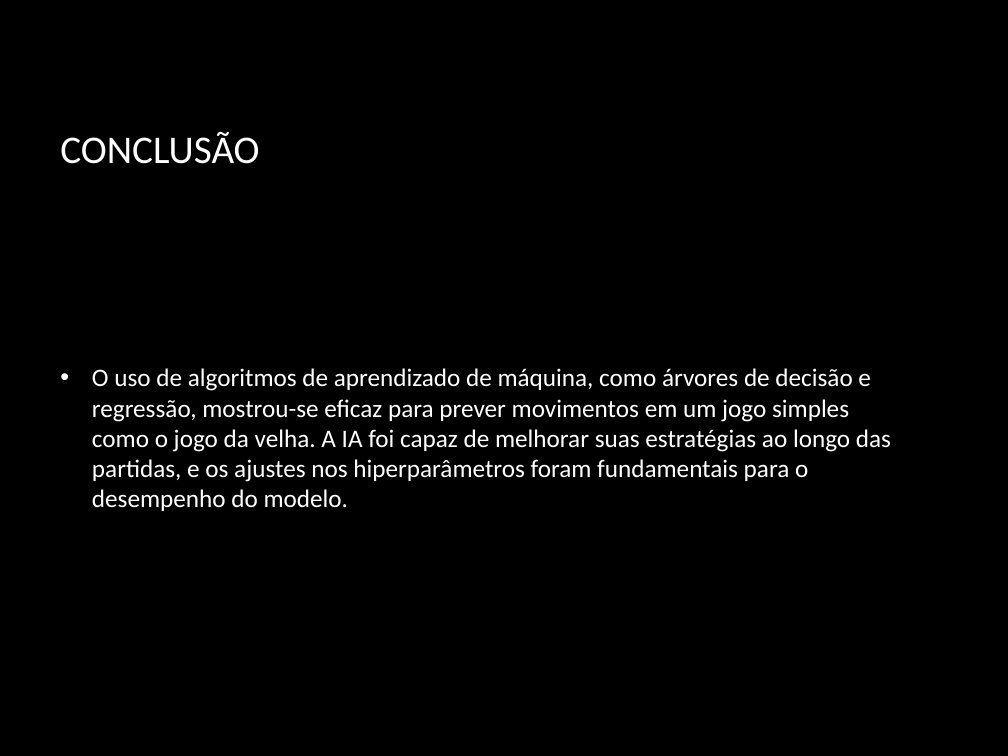
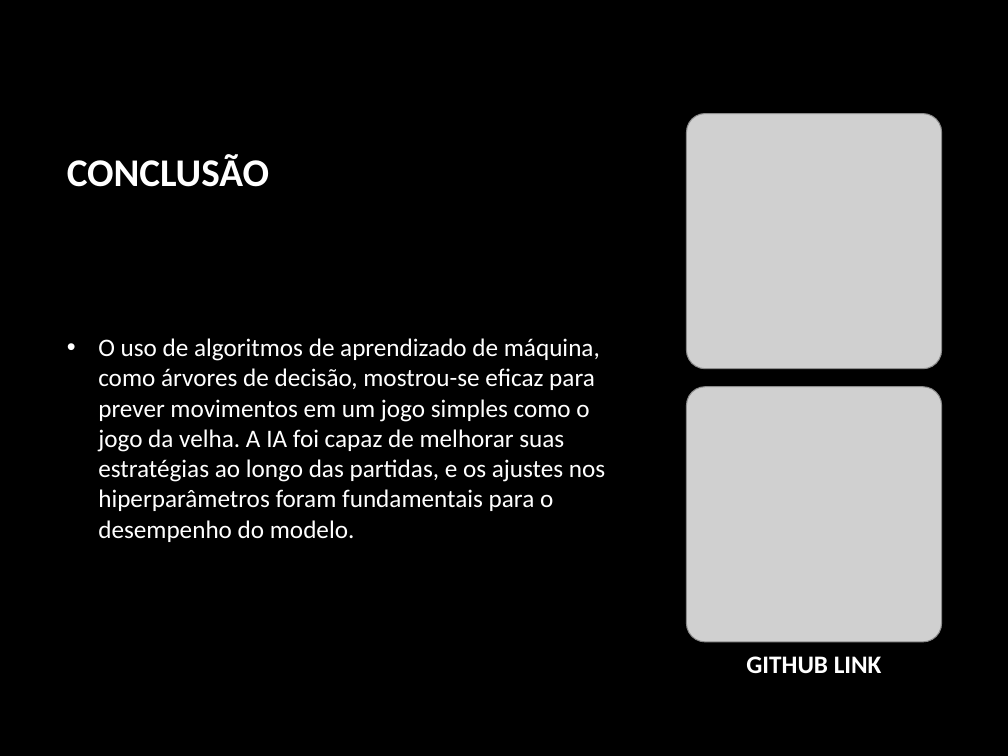
Before and after one commit to lucas521241/N1_VANESSA_8, a slide deck: slide 14 of data/Jogo_da_Velha_IA_Lucas.pptx (slide 7 before the commit). Drawn at 1008x756 pixels with LibreOffice and Linux fonts; fonts in the diff are those of the drawing; grey boxes stand for pictures; background and template pictures are left out. Boxes give left, top, right and bottom in pixels: in the first picture for what was removed or moved away, otherwise in the second. Text is boxed around its words. In the diff, an @@ line names an element or a change of style, - is before the commit and + after.

```diff
--- a/data/Jogo_da_Velha_IA_Lucas.pptx
+++ b/data/Jogo_da_Velha_IA_Lucas.pptx
@@ title "CONCLUSÃO": place and size @@
-title "CONCLUSÃO" at box(60, 131, 259, 164)
+title "CONCLUSÃO" at box(67, 154, 269, 187)
@@ title "CONCLUSÃO" at box(67, 154, 269, 187): bold on @@
@@ picture added at box(686, 114, 941, 369) @@
@@ text at box(98, 338, 605, 542): text changed @@
-• O uso de algoritmos de aprendizado de máquina, como árvores de decisão e regressão, mostrou-se eficaz para prever movimentos em um jogo simples como o jogo da velha. A IA foi capaz de melhorar suas estratégias ao longo das partidas, e os ajustes nos hiperparâmetros foram fundamentais para o desempenho do modelo.
+• O uso de algoritmos de aprendizado de máquina, como árvores de decisão, mostrou-se eficaz para prever movimentos em um jogo simples como o jogo da velha. A IA foi capaz de melhorar suas estratégias ao longo das partidas, e os ajustes nos hiperparâmetros foram fundamentais para o desempenho do modelo.
@@ picture added at box(686, 387, 941, 642) @@
@@ text added at box(746, 656, 882, 674), 18 pt, text #FFFFFF, bold @@
+GITHUB LINK
```
Also in this commit, not shown: 4 other slides changed, 8 slides added, 1 slide removed, 4 other files.
